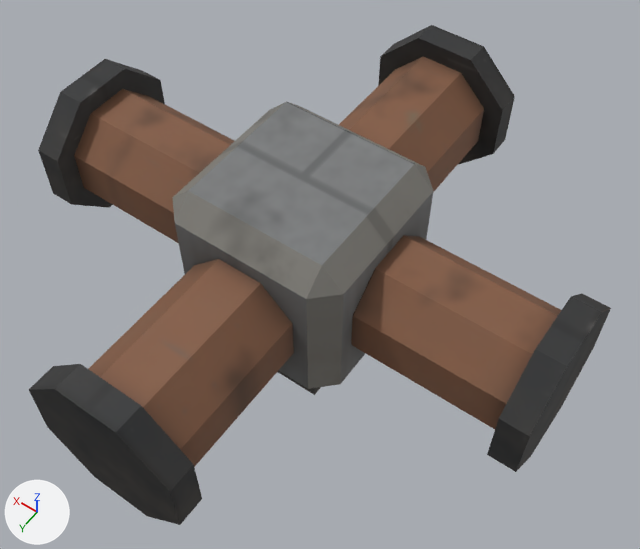
Before and after pictures for a commit that changed the glTF model arte/modelos/logistica/canos/cano_cruz/cano_cruz.glb.
Before and after are seen from a 50 mm camera at (-0.604, 0.799, 1.547) aimed at (-0.021, -0.018, 0.262). The lights are fixed; the arrows at lower left show +X, +Y and +Z. The picture after the commit comes second. Vertices at exactly the same position are counted once.

The scene before the commit, as lines of its bpy script (objects in view):
```python
me_cano_cruz_corpo = bpy.data.meshes.new('cano_cruz_corpo')
me_cano_cruz_corpo.from_pydata(...)  # 160 vertices, 232 faces; spans x -0.5..0.5, y -0.5..0.5, z 0.0..0.52
me_cano_cruz_corpo.materials.append(mat_cano_cruz_tex)  # picture img_cano_cruz_tex
ob_cano_cruz = bpy.data.objects.new('cano_cruz', me_cano_cruz_corpo)
ob_cano_cruz.location = (0.0, 0.0, 0.0)
```
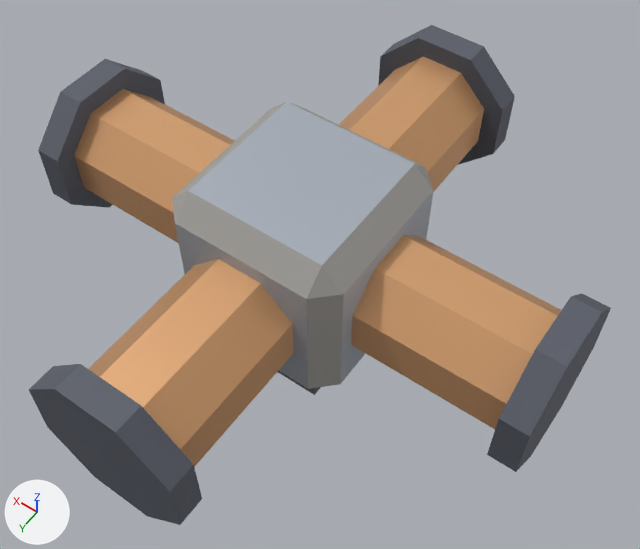
Where the change shows, as pixel boxes [x1, y1, x2, y2] in the pictures (640 x 549 px):
'cano_cruz', recoloured, surface changed (lighter)
    both: [29, 25, 611, 525]
part 1 of me_cano_cruz_corpo, recoloured (lighter)
    both: [172, 102, 433, 389]
part 2 of me_cano_cruz_corpo, recoloured (black to dark grey)
    both: [487, 293, 611, 472]
part 3 of me_cano_cruz_corpo, recoloured (lighter)
    both: [378, 25, 515, 165]
part 4 of me_cano_cruz_corpo, recoloured (lighter)
    both: [29, 364, 202, 525]
part 5 of me_cano_cruz_corpo, recoloured (lighter)
    both: [38, 59, 165, 208]
part 6 of me_cano_cruz_corpo, recoloured
    both: [278, 370, 321, 395]
part 7 of me_cano_cruz_corpo, recoloured (grey to light grey)
    both: [175, 102, 433, 388]
part 8 of me_cano_cruz_corpo, recoloured (brown to beige)
    both: [351, 235, 561, 429]
part 9 of me_cano_cruz_corpo, recoloured (brown to beige)
    both: [339, 57, 484, 192]
part 10 of me_cano_cruz_corpo, recoloured (brown to beige)
    both: [89, 259, 294, 467]
part 11 of me_cano_cruz_corpo, recoloured (brown to beige)
    both: [74, 89, 234, 243]
part 12 of me_cano_cruz_corpo, surface changed (lighter)
    both: [29, 25, 611, 525]

What the commit changed:
Material 'P_Concreto' (mat_p_concreto) is new.
Its base color is (0.36, 0.35, 0.33) (grey #a2a09b).
Its roughness is 0.85.
Material 'P_Metal' (mat_p_metal) is new.
Its base color is (0.42, 0.46, 0.52) (light grey #adb5bf).
Its metallic is 0.3.
Material 'P_Escuro' (mat_p_escuro) is new.
Its base color is (0.1, 0.11, 0.14) (dark grey #595d69).
Its roughness is 0.7.
Material 'P_Cobre' (mat_p_cobre) is new.
Its base color is (0.78, 0.42, 0.2) (beige #e5ad7c).
Its metallic is 0.5.
Its roughness is 0.4.
me_cano_cruz_corpo has 160 vertices, 232 faces and spans x -0.5..0.5, y -0.5..0.5, z 0.0..0.52.
me_cano_cruz_corpo is used by ob_cano_cruz; location (0.0, 0.0, 0.0).
me_cano_cruz_corpo part 1: 32 of the faces centred in x -0.157..0.157, y -0.157..0.157, z 0.193..0.507 switch from mat_cano_cruz_tex (picture img_cano_cruz_tex) to mat_p_concreto (grey #a2a09b).
me_cano_cruz_corpo part 2: 28 of the faces centred in x -0.5..-0.45, y -0.139..0.139, z 0.211..0.489 switch from mat_cano_cruz_tex (picture img_cano_cruz_tex) to mat_p_escuro (dark grey #595d69).
me_cano_cruz_corpo part 3: 28 of the faces centred in x -0.139..0.139, y -0.5..-0.45, z 0.211..0.489 switch from mat_cano_cruz_tex (picture img_cano_cruz_tex) to mat_p_escuro (dark grey #595d69).
me_cano_cruz_corpo part 4: 28 of the faces centred in x -0.139..0.139, y 0.45..0.5, z 0.211..0.489 switch from mat_cano_cruz_tex (picture img_cano_cruz_tex) to mat_p_escuro (dark grey #595d69).
me_cano_cruz_corpo part 5: 28 of the faces centred in x 0.45..0.5, y -0.139..0.139, z 0.211..0.489 switch from mat_cano_cruz_tex (picture img_cano_cruz_tex) to mat_p_escuro (dark grey #595d69).
me_cano_cruz_corpo part 6: 12 of the faces centred in x -0.07..0.07, y -0.07..0.07, z 0.0..0.25 switch from mat_cano_cruz_tex (picture img_cano_cruz_tex) to mat_p_escuro (dark grey #595d69).
me_cano_cruz_corpo part 7: 12 of the faces centred in x -0.17..0.17, y -0.17..0.17, z 0.18..0.52 switch from mat_cano_cruz_tex (picture img_cano_cruz_tex) to mat_p_metal (light grey #adb5bf).
me_cano_cruz_corpo part 8: all 16 faces centred in x -0.357..-0.263, y -0.102..0.102, z 0.248..0.452 switch from mat_cano_cruz_tex (picture img_cano_cruz_tex) to mat_p_cobre (beige #e5ad7c).
me_cano_cruz_corpo part 9: all 16 faces centred in x -0.102..0.102, y -0.357..-0.263, z 0.248..0.452 switch from mat_cano_cruz_tex (picture img_cano_cruz_tex) to mat_p_cobre (beige #e5ad7c).
me_cano_cruz_corpo part 10: all 16 faces centred in x -0.102..0.102, y 0.263..0.357, z 0.248..0.452 switch from mat_cano_cruz_tex (picture img_cano_cruz_tex) to mat_p_cobre (beige #e5ad7c).
me_cano_cruz_corpo part 11: all 16 faces centred in x 0.263..0.357, y -0.102..0.102, z 0.248..0.452 switch from mat_cano_cruz_tex (picture img_cano_cruz_tex) to mat_p_cobre (beige #e5ad7c).
me_cano_cruz_corpo part 12: texture (UV) coordinates of 232 of 232 faces, centred in x -0.5..0.5, y -0.5..0.5, z 0.0..0.52, changed; they spanned u 0.0..1.0, v 0.0..1.0 and now span u 0.0..0.0, v 0.0..0.0.
